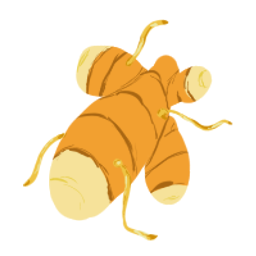
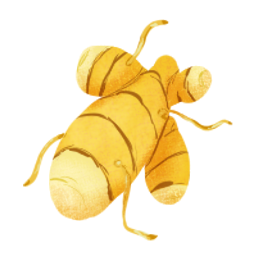
Two versions of the same layered image (256 × 256). Layer-by-layer changes:
added layer "Shading" (multiply) above "root highlight" over bbox(49, 45, 213, 221)
added layer "Paint Layer 1" (overlay, 32%) above "just the tip" over bbox(49, 45, 213, 221)
painted on "just the tip" over bbox(49, 45, 213, 221)
painted on "body orange" over bbox(49, 45, 213, 221)
